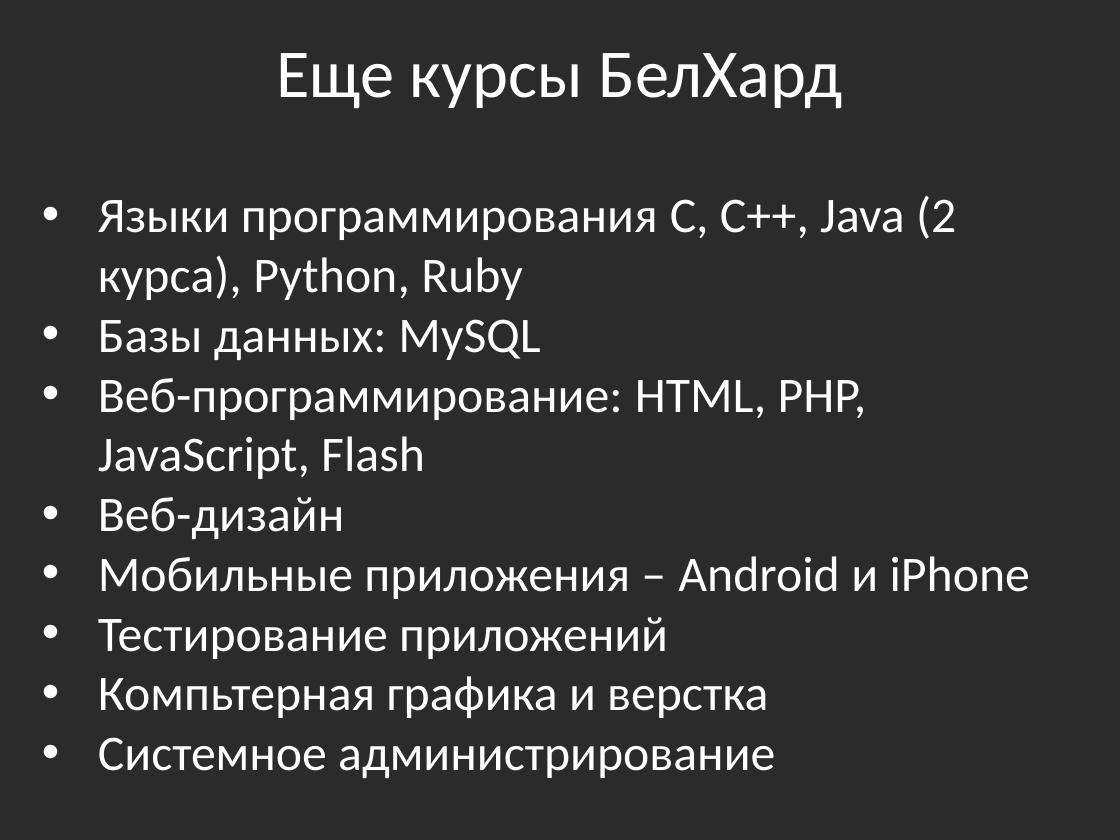
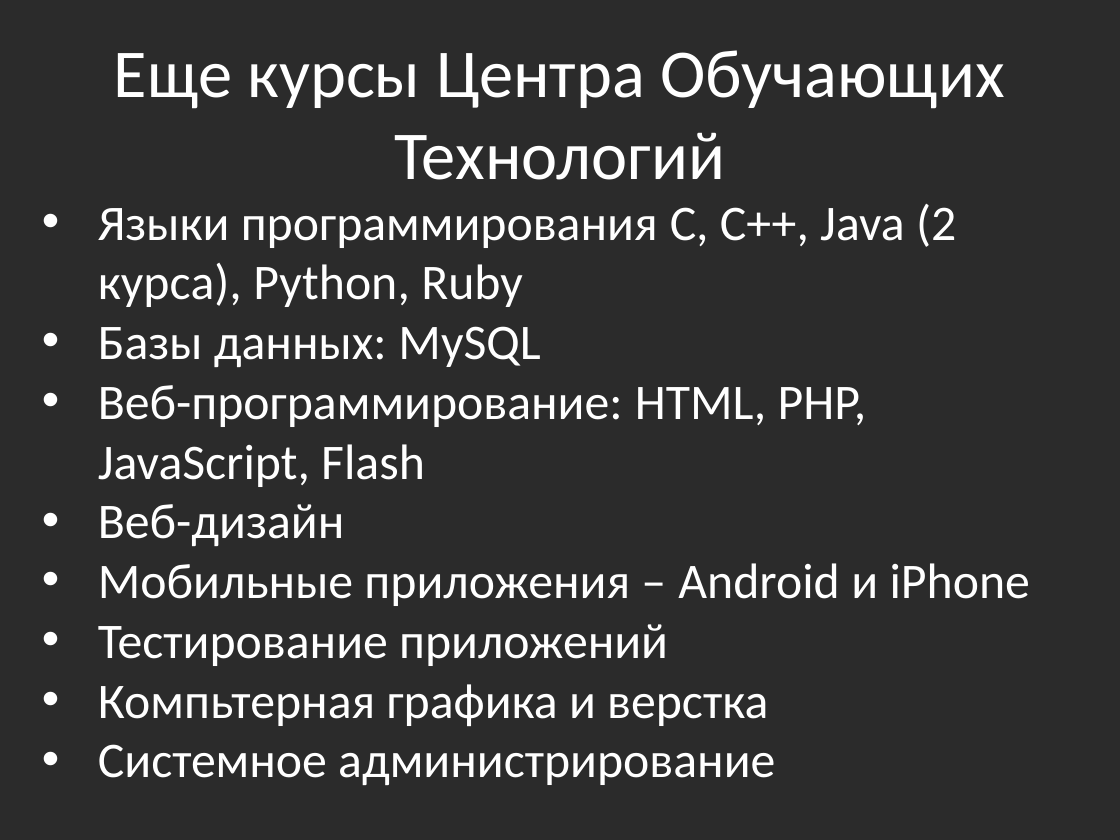
Before and after one commit to bazile/Training, a slide deck: slide 5 of Presentation/that-is-all-folks.pptx. Drawn at 1120x840 pixels with LibreOffice and Linux fonts; fonts in the diff are those of the drawing; background and template pictures are left out; a plain dark background stands for a picture behind light text. Boxes give left, top, right and bottom in pixels: in the first picture for what was removed or moved away, otherwise in the second. Text is boxed around its words. In the diff, an @@ line names an element or a change of style, - is before the commit and + after.

```diff
--- a/Presentation/that-is-all-folks.pptx
+++ b/Presentation/that-is-all-folks.pptx
@@ text at [114, 50, 1004, 180]: text changed @@
-Еще курсы БелХард
+Еще курсы Центра Обучающих Технологий
@@ text "Языки программирования C, C++, Java ...": place and size @@
-text "Языки программирования C, C++, Java ..." at [98, 196, 1030, 778]
+text "Языки программирования C, C++, Java ..." at [98, 204, 1030, 785]
```
Also in this commit, not shown: 1 other slide changed, 8 other files.
